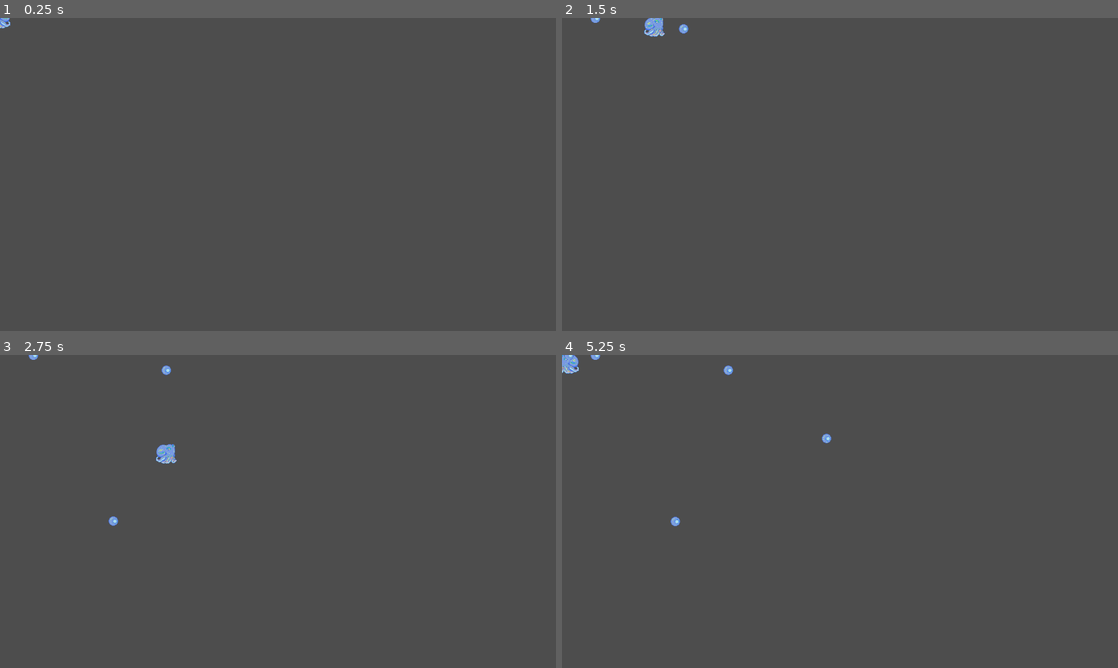
Above: before the commit, frames 1-4 (two rows, left to right).
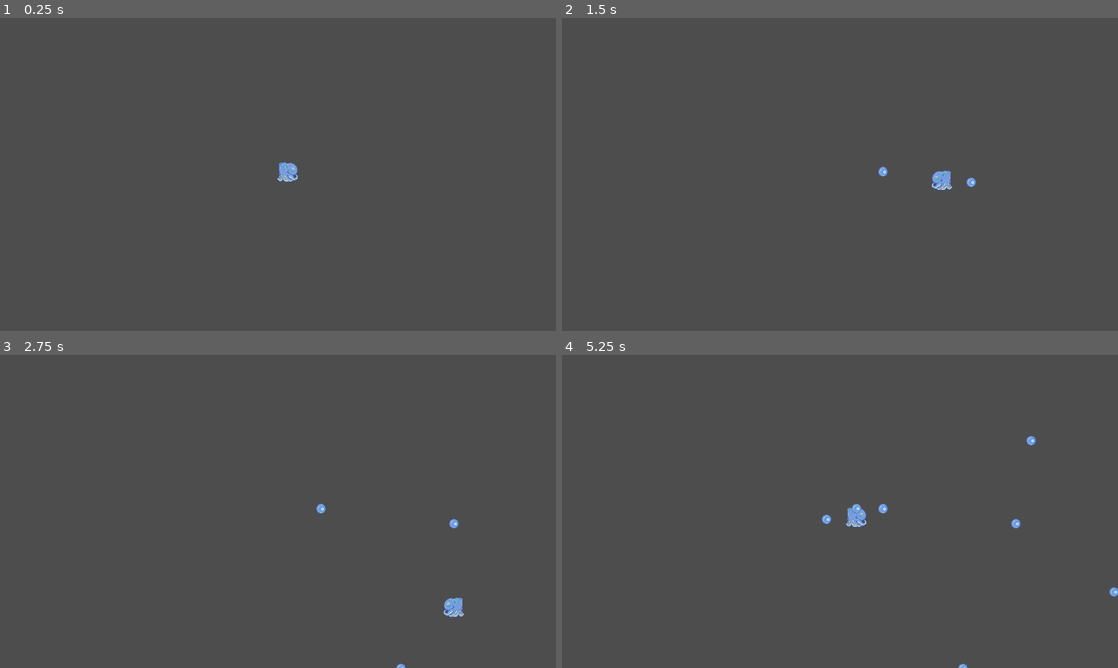
Above: after the commit, the same moments.

Repository: Igonorant/perfect-form
Game: Godot game, scene res://arena.tscn
Same seed, same stepped clock (60 frames per second), same inputs: the game is played once before the commit and once after it.
Inputs:
- Up to frame 1 (0.25 s): no input
- Up to frame 2 (1.5 s): tap Enter at 0.5 s; hold Right (move_right) 0.53-1.28 s; tap Q (atk_q) at 0.6, 1.35 s; hold Down (move_down) from 1.28 s (still down)
- Up to frame 3 (2.75 s): release Down (move_down) at 2.03 s; hold Right (move_right) from 2.03 s (still down); tap Q (atk_q) at 2.1 s
- Up to frame 4 (5.25 s): release Right (move_right) at 2.78 s; hold Up (move_up) 2.78-3.53 s; tap Q (atk_q) every 0.75 s from 2.85 to 5.1 s; hold Left (move_left) 3.53-5.03 s; hold Down (move_down) from 5.03 s (still down)

The runs differ from the first frame. In frame 1, 0.2% of the frame differs, in the area x 0-54%, y 0-53%; in frame 2, 0.5%; in frame 3, 0.6%; in frame 4, 0.8%, in the area x 0-100%, y 0-100%.

Commit message:
Update player and projectile to be aware of arena border

Diff:
--- a/arena.tscn
+++ b/arena.tscn
@@ -1,7 +1,35 @@
-[gd_scene load_steps=2 format=3 uid="uid://f6kdul6wfu40"]
+[gd_scene load_steps=6 format=3 uid="uid://f6kdul6wfu40"]
 
 [ext_resource type="PackedScene" uid="uid://cqtr5u7m31ils" path="res://player.tscn" id="1_ubfh8"]
+
+[sub_resource type="WorldBoundaryShape2D" id="WorldBoundaryShape2D_ubfh8"]
+normal = Vector2(0, 1)
+
+[sub_resource type="WorldBoundaryShape2D" id="WorldBoundaryShape2D_444vf"]
+
+[sub_resource type="WorldBoundaryShape2D" id="WorldBoundaryShape2D_27ga2"]
+normal = Vector2(1, 0)
+
+[sub_resource type="WorldBoundaryShape2D" id="WorldBoundaryShape2D_h0wof"]
+normal = Vector2(-1, 0)
 
 [node name="Arena" type="Node2D"]
 
 [node name="Player" parent="." instance=ExtResource("1_ubfh8")]
+position = Vector2(662, 353)
+
+[node name="Border" type="StaticBody2D" parent="."]
+
+[node name="Top" type="CollisionShape2D" parent="Border"]
+shape = SubResource("WorldBoundaryShape2D_ubfh8")
+
+[node name="Down" type="CollisionShape2D" parent="Border"]
+position = Vector2(1280, 720)
+shape = SubResource("WorldBoundaryShape2D_444vf")
+
+[node name="Left" type="CollisionShape2D" parent="Border"]
+shape = SubResource("WorldBoundaryShape2D_27ga2")
+
+[node name="Right" type="CollisionShape2D" parent="Border"]
+position = Vector2(1280, 720)
+shape = SubResource("WorldBoundaryShape2D_h0wof")
--- a/components/velocity_component.gd
+++ b/components/velocity_component.gd
@@ -26,18 +26,18 @@
     m_velocity = m_velocity.limit_length(velocity_limit)
 
 
-func _add_friction(velocity_component: float, delta: float) -> float:
-    var deceleration: float = static_friction * delta
+func _add_friction(velocity_axis: float, delta: float) -> float:
+    var velocity_decrement: float = static_friction * delta
 
     # Avoids oscilations in velocity when deceleration would invert velocity sign
-    if abs(velocity_component) < deceleration:
+    if abs(velocity_axis) < velocity_decrement:
         return 0.0
 
     # Apply dynamic and static friction
-    velocity_component *= (1.0 - dynamic_friction * delta)
-    velocity_component -= sign(velocity_component) * deceleration
+    velocity_axis *= (1.0 - dynamic_friction * delta)
+    velocity_axis -= sign(velocity_axis) * velocity_decrement
 
-    return velocity_component
+    return velocity_axis
 
 
 func set_direction(direction: Vector2) -> void:
--- a/player.gd
+++ b/player.gd
@@ -5,15 +5,13 @@
 @onready var n_sprite : Sprite2D = $Sprite2D
 @onready var scn_projectile = preload("res://projectile.tscn")
 
-var m_screen_size # Size of the game window.
-var m_flip_h : bool # Flip the player horizontally.
 var m_player_input_direction : Vector2 # Player inputs direction
+var m_player_last_input_direction : Vector2 # Player last inputs direction
 
 
 func _ready() -> void:
-    m_screen_size = get_viewport_rect().size
-    m_flip_h = false
     m_player_input_direction = Vector2.ZERO
+    m_player_last_input_direction = Vector2.ZERO
 
 
 func _process(_delta: float) -> void:
@@ -25,33 +23,38 @@
 
 func _calculate_direction() -> void:
     m_player_input_direction = Vector2.ZERO
-    if Input.is_action_pressed("move_right"):
-        m_player_input_direction.x += 1
-        m_flip_h = true
-    if Input.is_action_pressed("move_left"):
-        m_player_input_direction.x -= 1
-        m_flip_h = false
-    if Input.is_action_pressed("move_down"):
-        m_player_input_direction.y += 1
-    if Input.is_action_pressed("move_up"):
-        m_player_input_direction.y -= 1
+    m_player_input_direction.x = Input.get_axis("move_left", "move_right");
+    m_player_input_direction.y = Input.get_axis("move_up", "move_down");
+    if (!m_player_input_direction.is_zero_approx()):
+        m_player_last_input_direction = m_player_input_direction
+
 
 func _handle_inputs() -> void:
     if Input.is_action_just_pressed("atk_q"):
-        var projectile_instance : Projectile = scn_projectile.instantiate()
-        projectile_instance.m_spawn_direction = Vector2.RIGHT * (1 if m_flip_h else -1) if velocity.is_zero_approx() else velocity
-        projectile_instance.m_spawn_position = position + projectile_instance.m_spawn_direction.normalized() * 20
-        projectile_instance.speed = max(velocity.length() * 3, 300)
-        printt(projectile_instance.m_spawn_direction, max(velocity.length() * 5, 600))
-        owner.add_child(projectile_instance)
+        _spawn_projectile()
+
+
+func _spawn_projectile() -> void:
+    var projectile_instance : Projectile = scn_projectile.instantiate()
+    if (velocity.is_zero_approx()):
+        projectile_instance.m_spawn_direction = m_player_last_input_direction.normalized()
+    else:
+        projectile_instance.m_spawn_direction = velocity.normalized()
+    projectile_instance.m_spawn_position = position + projectile_instance.m_spawn_direction * 20
+    projectile_instance.speed = max(velocity.length() * 3, 300)
+    owner.add_child(projectile_instance)
 
 
 func _move() -> void:
     c_velocity.set_direction(m_player_input_direction)
     velocity = c_velocity.get_velocity()
     move_and_slide()
-    position = position.clamp(Vector2.ZERO, m_screen_size)
 
 
 func _update_sprite_direction() -> void:
-    n_sprite.flip_h = m_flip_h
+    # This needs to be a little bit complex to avoid flipping the sprite when input direction is 0.
+    if (n_sprite.flip_h):
+        if (m_player_input_direction.x < 0.0):
+            n_sprite.flip_h = false
+    elif (m_player_input_direction.x > 0.0):
+        n_sprite.flip_h = true
--- a/projectile.gd
+++ b/projectile.gd
@@ -2,6 +2,7 @@
 extends Area2D
 
 @onready var c_velocity : VelocityComponent = $VelocityComponent
+@onready var m_screen_size = get_viewport_rect().size
 
 @export var speed : float = 300
 
@@ -18,6 +19,7 @@
 func _process(delta: float) -> void:
     var velocity : Vector2 = c_velocity.get_velocity()
     position += velocity * delta
+    position = position.clamp(Vector2.ZERO, m_screen_size)
 
 
 func _on_life_timeout() -> void:
